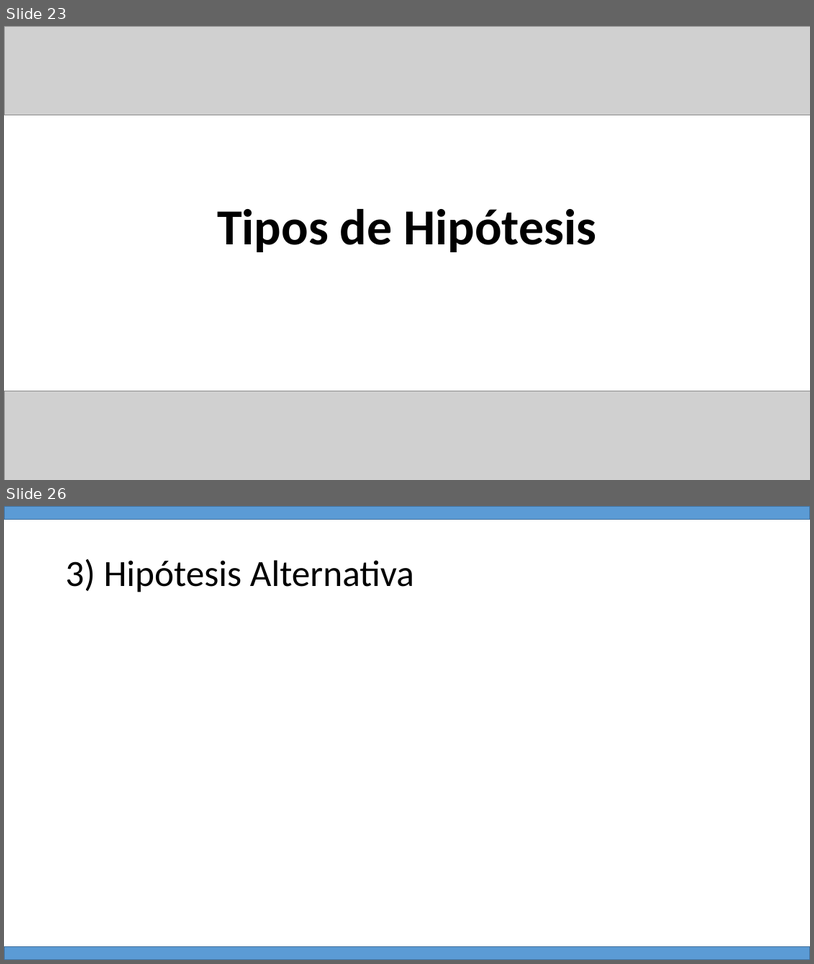
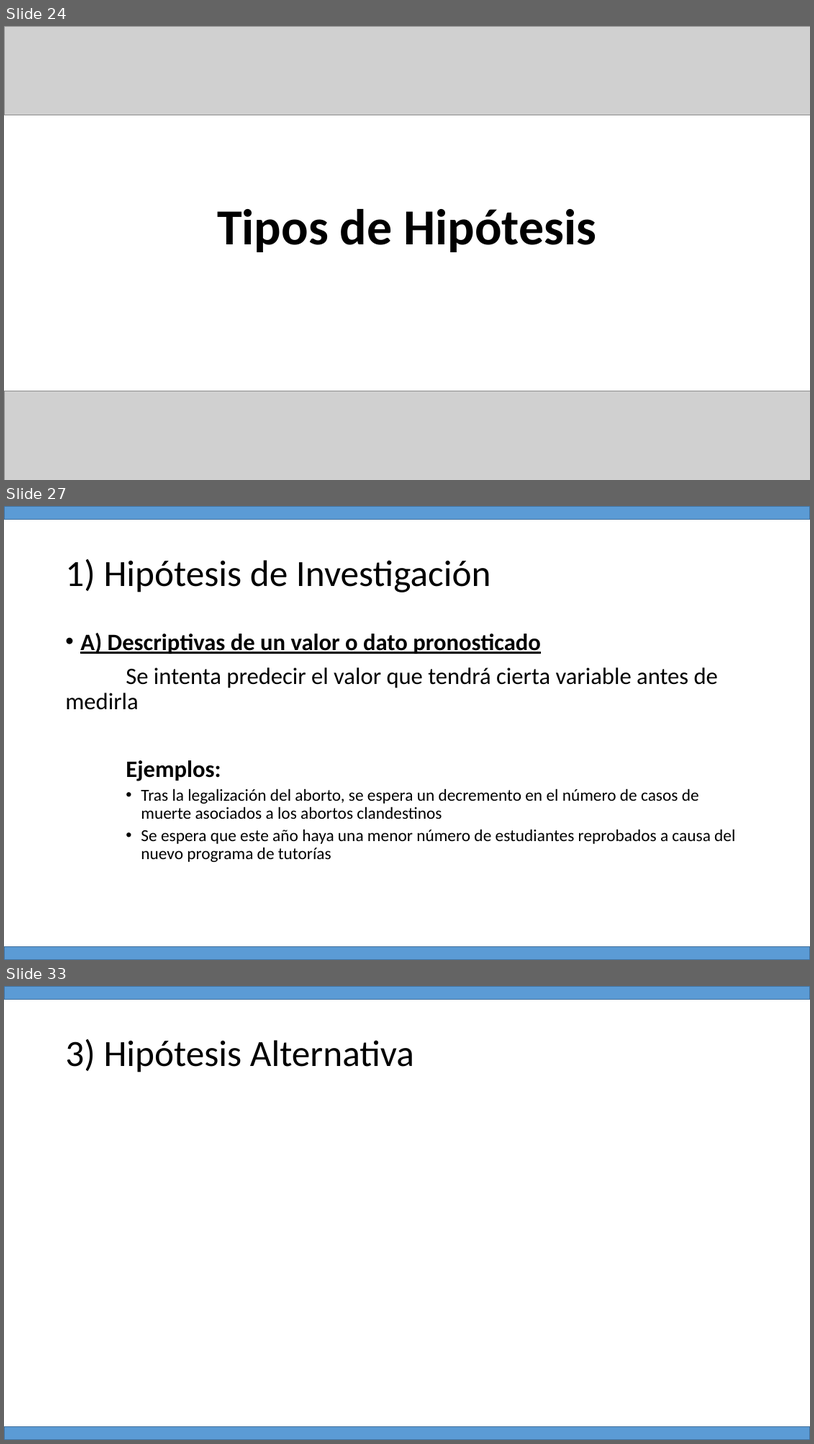
Before and after one commit to Adrifelcha/afchavez-019, a slide deck: JeanPiaget/ClaseMuestra/Hipotesis_Variables.pptx. Shown one above the other, each under a label of ours: slides 23 and 26 before the commit, slides 24, 27 and 33 after it; the slides between them are not shown. The pictures are 814x964 and 814x1444 pixels, drawn with LibreOffice and Linux fonts; fonts in the diff are those of the drawing; grey boxes stand for pictures. Boxes give left, top, right and bottom in pixels: in the first picture for what was removed or moved away, otherwise in the second. Text is boxed around its words. In the diff, an @@ line names an element or a change of style, - is before the commit and + after.

```diff
--- a/JeanPiaget/ClaseMuestra/Hipotesis_Variables.pptx
+++ b/JeanPiaget/ClaseMuestra/Hipotesis_Variables.pptx
@@ slide 27 added at [4,506,810,960], background #FFFFFF @@
@@ rectangle added at [4,506,810,519], fill #5B9BD5, outline #43739E 1 pt @@
@@ title added at [65,559,491,592], 44 pt, text #000000 @@
+1) Hipótesis de Investigación
@@ text added at [65,633,736,862], 20 pt, text #000000 @@
+• A) Descriptivas de un valor o dato pronosticado
+Se intenta predecir el valor que tendrá cierta variable antes de medirla
+Ejemplos:
+    • Tras la legalización del aborto, se espera un decremento en el número de casos de muerte asociados a los abortos clandestinos
+    • Se espera que este año haya una menor número de estudiantes reprobados a causa del nuevo programa de tutorías
@@ rectangle added at [4,947,810,960], fill #5B9BD5, outline #43739E 1 pt @@
@@ what was slide 23 is now slide 24 @@
@@ what was slide 26 is now slide 33 @@
```
Also in this commit, not shown: 2 slides changed, 6 other slides added, 1 slide removed.
